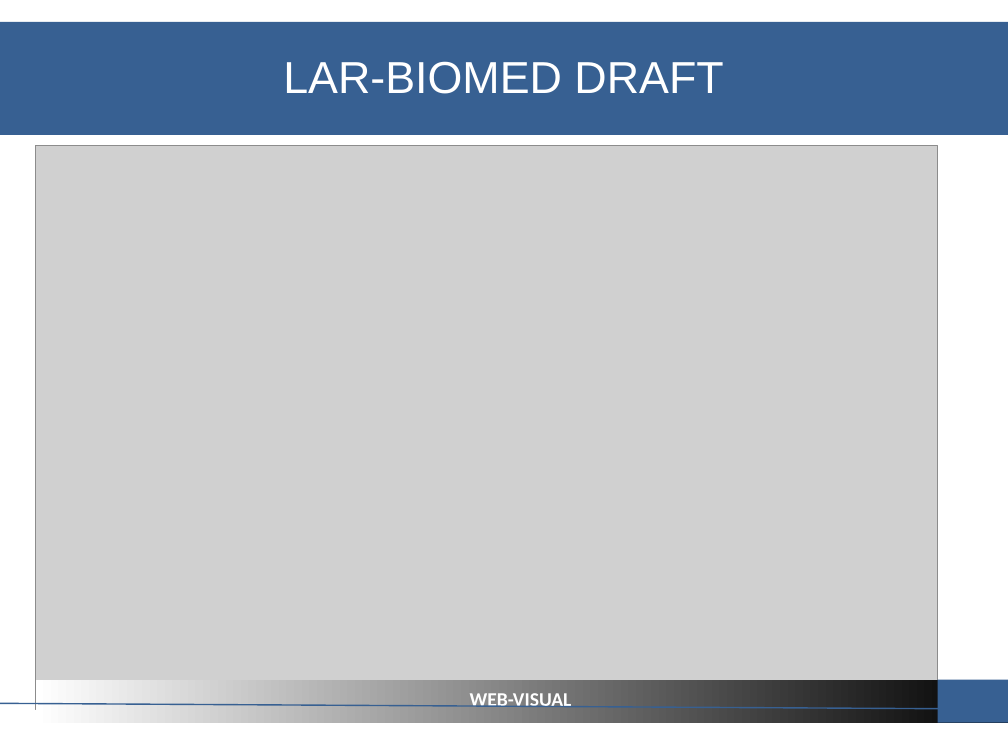
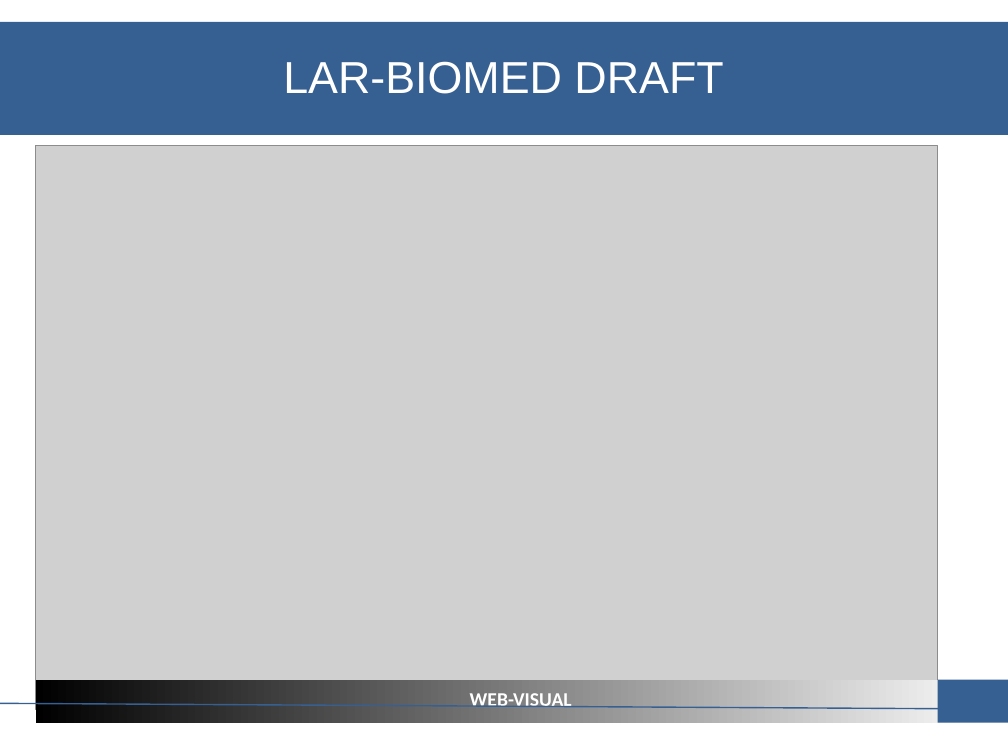
Before and after one commit to cvdlab-projects/webvisual, a slide deck: slide 5 of Web-Visual2(assignements).ppt. Drawn at 1008x756 pixels with LibreOffice and Linux fonts; fonts in the diff are those of the drawing; grey boxes stand for pictures. Boxes give left, top, right and bottom in pixels: in the first picture for what was removed or moved away, otherwise in the second. Text is boxed around its words. In the diff, an @@ line names an element or a change of style, - is before the commit and + after.

```diff
--- a/Web-Visual2(assignements).ppt
+++ b/Web-Visual2(assignements).ppt
@@ text "WEB-VISUAL" at [451,693,553,706]: indent changed @@
@@ text "WEB-VISUAL" at [470,693,572,707]: indent changed @@
@@ rectangle at [35,679,1008,723]: fill gradient #FFFFFF to #000000 to gradient #000000 to #FFFFFF @@
```
Also in this commit, not shown: 4 other slides changed.
